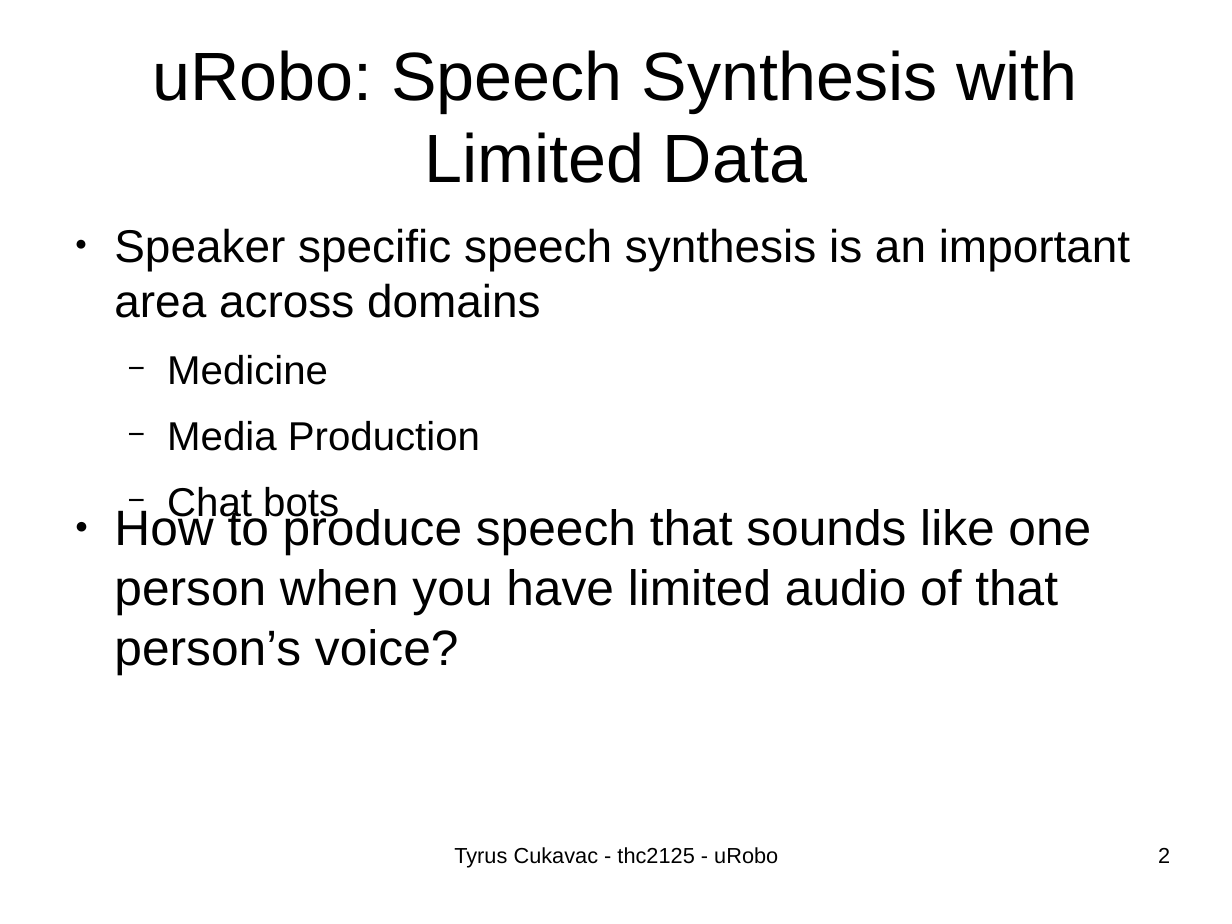
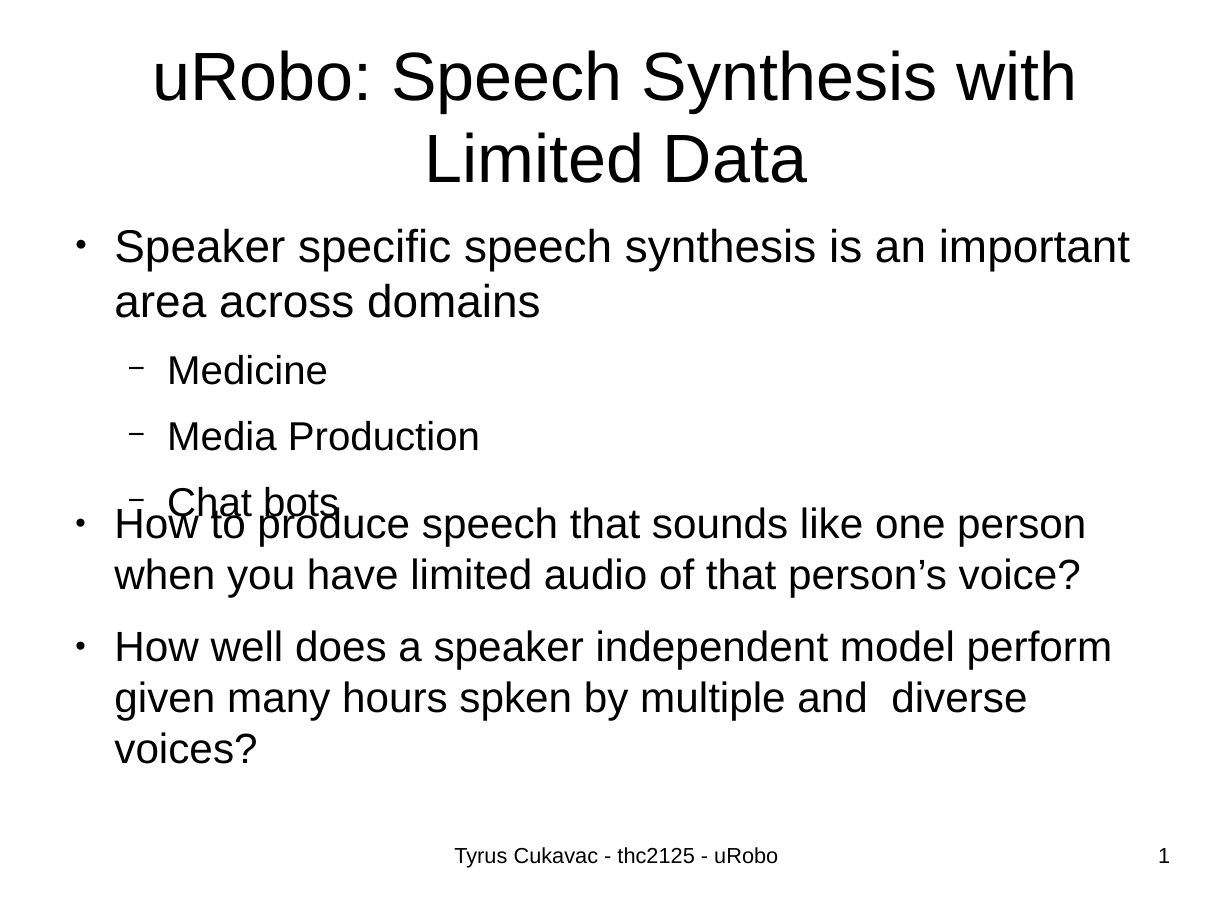
Before and after one commit to thc2125/uRobo, a slide deck: slide 1 of presentation/thc2125_presentation.odp (slide 2 before the commit). Drawn at 1232x924 pixels with LibreOffice and Linux fonts; fonts in the diff are those of the drawing. Boxes give left, top, right and bottom in pixels: in the first picture for what was removed or moved away, otherwise in the second. Text is boxed around its words. In the diff, an @@ line names an element or a change of style, - is before the commit and + after.

```diff
--- a/presentation/thc2125_presentation.odp
+++ b/presentation/thc2125_presentation.odp
@@ text at (114, 504, 1086, 597): size 32 to 27.2 pt in "How to produce speech that sounds like ..." @@
@@ text at (114, 630, 1113, 764): paragraph added @@
+● How well does a speaker independent model perform given many hours spken by multiple and diverse voices?
@@ page number at (1158, 848, 1170, 863): text changed @@
-2
+1
```
Also in this commit, not shown: 2 other slides changed, 16 slides removed, 1 other file.
